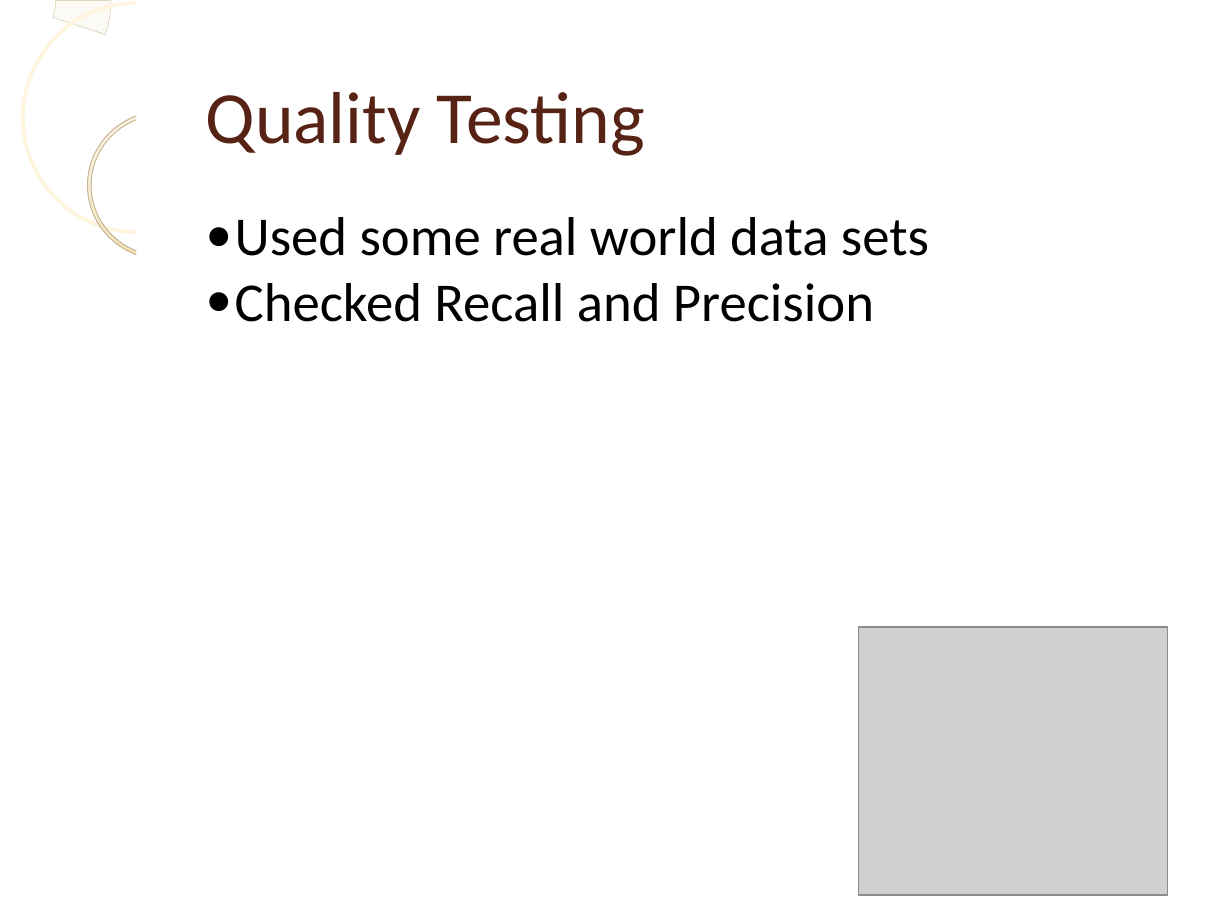
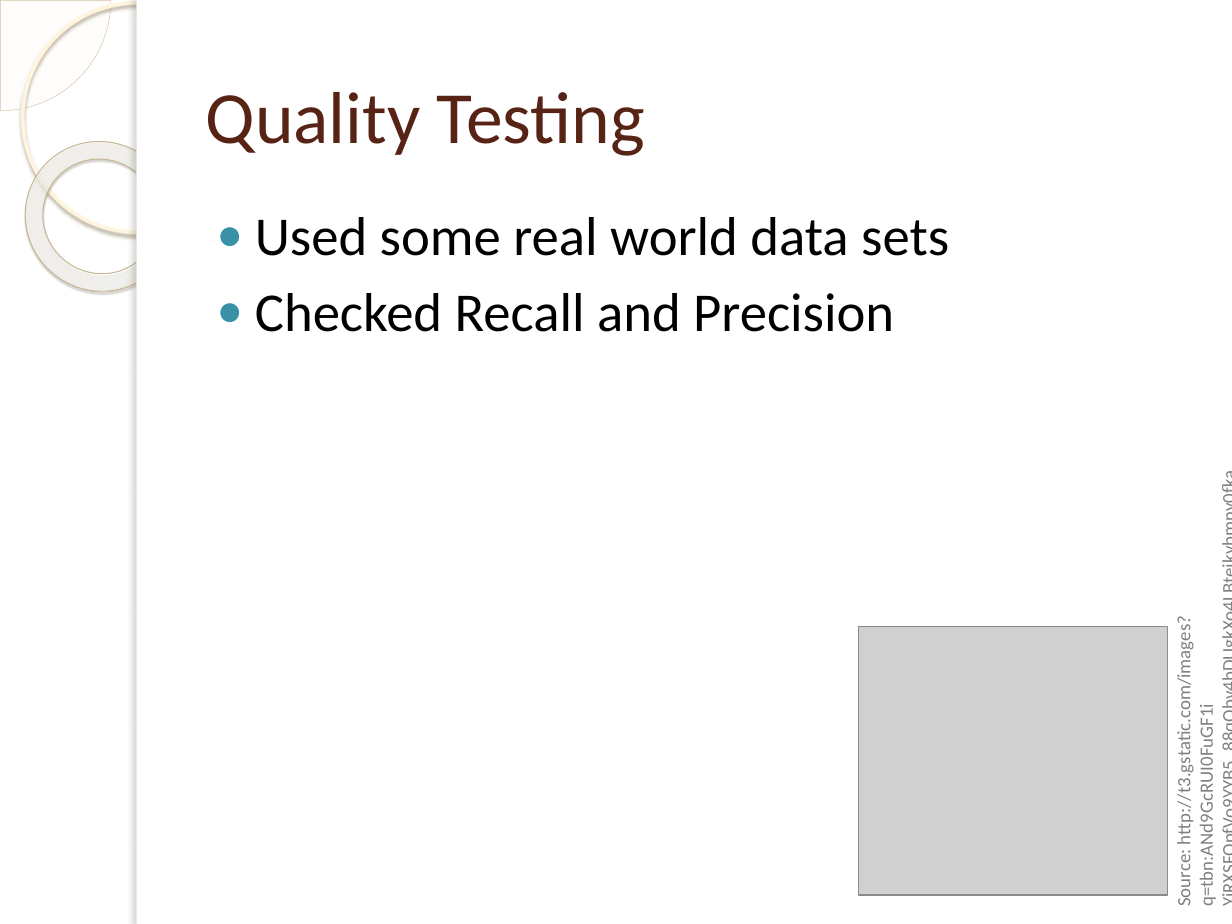
Before and after one commit to laurita/SimilaritySearch-project, a slide deck: slide 10 of presentation/presentation.pptx (slide 9 before the commit). Drawn at 1232x924 pixels with LibreOffice and Linux fonts; fonts in the diff are those of the drawing; grey boxes stand for pictures; background and template pictures are left out. Boxes give left, top, right and bottom in pixels: in the first picture for what was removed or moved away, otherwise in the second. Text is boxed around its words. In the diff, an @@ line names an element or a change of style, - is before the commit and + after.

```diff
--- a/presentation/presentation.pptx
+++ b/presentation/presentation.pptx
@@ arch (boxed as its full ring) removed at <box>0,0,111,111</box> @@
@@ pie slice (boxed as its full ellipse) added at <box>0,0,111,111</box>, fill #FEFAF4 at 33% opacity, outline #D3C39F 0.25 pt @@
@@ ellipse at <box>22,2,251,232</box>: outline #FFF4DD 2.15 pt to #FFF5DE 2.15 pt; shadow on @@
@@ rectangle at <box>137,0,147,924</box>: shadow on @@
@@ donut at <box>0,111,206,322</box>: fill gradient #FEFAF6 to #EED18E to gradient #FFFCF6 to #FFFEFB to #F0D28E; outline #C6B792 0.57 pt to #C7B893 0.58 pt; shadow on; proportions changed; rotation 0 to 38 degrees @@
@@ text "Used some real world data ..." at <box>255,217,949,332</box>: indent changed; more space between paragraphs @@
@@ text "Source: http://t3.gstatic.com/images?q=tbn:ANd9GcRUI0FuGF1i": place and size @@
-text "Source: http://t3.gstatic.com/images?q=tbn:ANd9GcRUI0FuGF1i" at <box>1165,915,1232,924</box>
+text "Source: http://t3.gstatic.com/images?q=tbn:ANd9GcRUI0FuGF1i" at <box>1172,638,1218,905</box>
@@ text "Source: http://t3.gstatic.com/images?q=tbn:ANd9GcRUI0FuGF1i" at <box>1172,638,1218,905</box>: rotation 0 to 270 degrees @@
```
Also in this commit, not shown: 8 other slides changed, 4 slides added, 3 slides removed, 10 other files.
